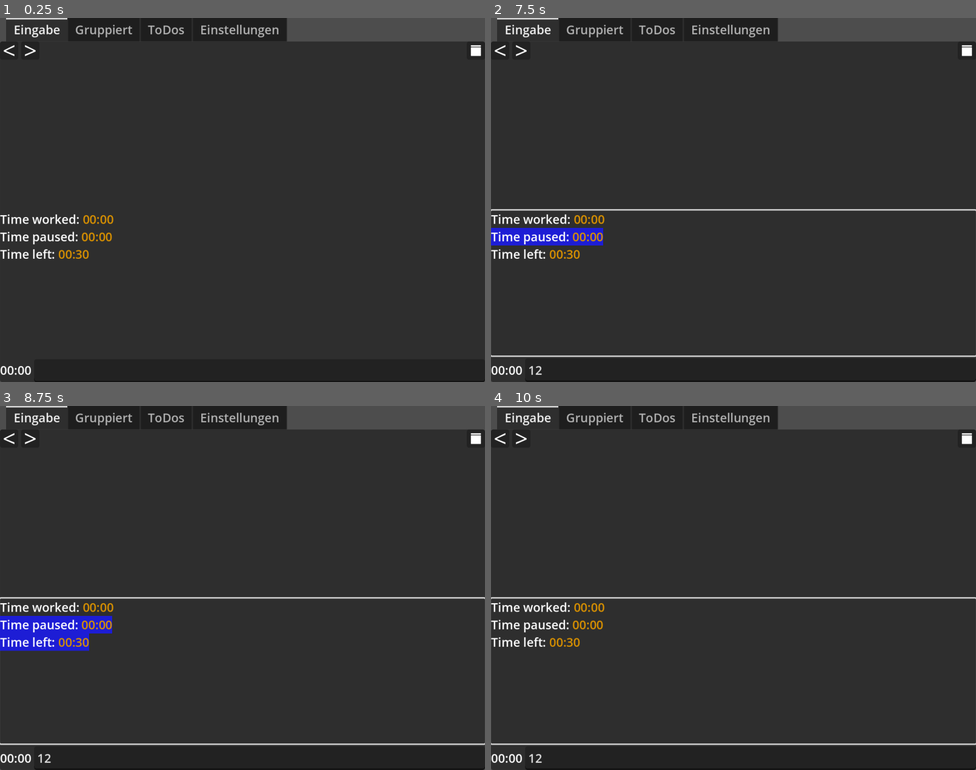
Above: before the commit, frames 1-4 (two rows, left to right).
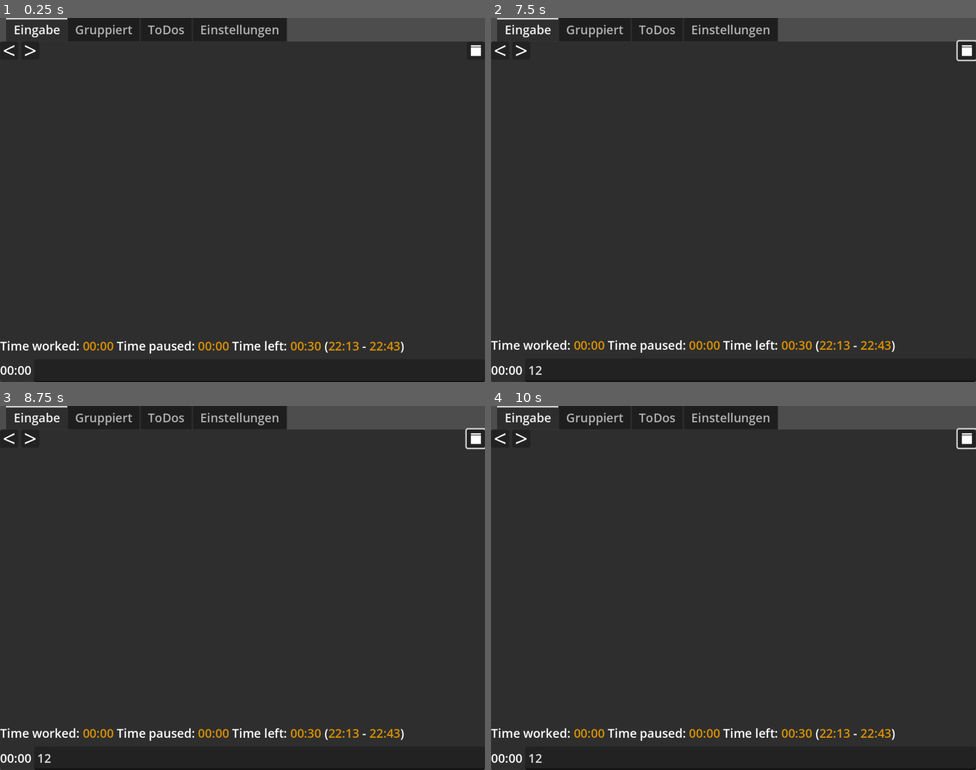
Above: after the commit, the same moments.

Repository: FailedCode/timelog
Game: Godot game, scene res://main.tscn
Two runs of this game, one before a commit and one after it. Both use one fixed random seed, a clock stepped at 60 frames per second and the inputs below.
Inputs (mouse positions are in pixels of both pictures, inside the frame that each line leads up to):
- Up to frame 1 (0.25 s): no input
- Up to frame 2 (7.5 s): click (752, 371) at 0.52 s; type "12" at 0.6 s; click (500, 50) at 1.25 s; click (520, 50) at 2 s; click (966, 50) at 2.75 s; click (520, 50) at 3.5 s; click (966, 50) at 4.25 s; click (520, 50) at 5 s; click (966, 50) at 5.75 s; tap Enter at 6.5 s; move the mouse to (840, 181) at 6.52 s; click (840, 181) at 6.67 s; tap Space at 7.25 s; drag from (636, 218) to (709, 272) at 7.27 s
- Up to frame 3 (8.75 s): tap Enter at 8 s; move the mouse to (291, 507) at 8.02 s; click (291, 507) at 8.17 s
- Up to frame 4 (10 s): tap Space at 8.75 s; drag from (709, 660) to (588, 533) at 8.77 s; tap Enter at 9.5 s; move the mouse to (879, 642) at 9.52 s; click (879, 642) at 9.67 s

The runs differ from the first frame. In frame 1, 1.7% of the frame differs, in the area x 0-84%, y 53-93%; in frame 2, 3.6%; in frame 3, 4.3%, in the area x 0-100%, y 6-94%; in frame 4, 2.8%.

Commit message:
refactoring: Move DateTime functions into an appropiate Autoloaded class

Diff:
--- /dev/null
+++ b/autoloads/DateTime.gd
@@ -0,0 +1,73 @@
+extends Node
+## Utility methods regarding date and time formating that are used in multiple places
+
+const SECONDS_PER_DAY = 86400
+const SECONDS_PER_HOUR = 3600
+const SECONDS_PER_MINUTE = 60
+
+var timezone:Dictionary
+
+## Number of seconds from/to unix time
+func get_timezone_offset() -> int:
+	if timezone.is_empty():
+		timezone = Time.get_time_zone_from_system()
+	return timezone["bias"] * SECONDS_PER_MINUTE
+
+## We aim to use the same datetime string as the users clock would show
+## That means, we localize timestamps
+func time() -> int:
+	return floor(Time.get_unix_time_from_system()) + get_timezone_offset()
+
+## hours/minutes elapsed for tasks
+## if statistics for a week are summed up, this may be > 24h
+func time_diff(seconds:int, enableSeconds:bool) -> String:
+	var hours:int = floor(seconds / float(SECONDS_PER_HOUR))
+	seconds -= hours * SECONDS_PER_HOUR
+	var minutes:int = floor(seconds / float(SECONDS_PER_MINUTE))
+	if enableSeconds:
+		seconds -= minutes * SECONDS_PER_MINUTE
+		return "%02d:%02d:%02d"%[hours, minutes, seconds]
+	return "%02d:%02d"%[hours, minutes]
+
+## returns a ISO 8601 datestring for saving
+## all our timestamps are timezone corrected: A entry at 15:00 will be saved as such
+func timestamp_to_iso8601_string(timestamp:int) -> String:
+	return Time.get_datetime_string_from_unix_time(timestamp, true)
+
+## When loading a ISO 8601 datestring we expect it to be in our local timezone
+## further timezone manipulation isn't necassary
+func iso8601_string_to_timestamp(date:String) -> int:
+	return Time.get_unix_time_from_datetime_string(date)
+
+## Date String like "2025-06-09" used as Dictionary key to seperate days
+## TODO: "virtual midnight" would need to implemented here as well
+func get_date_string(tstamp:int) -> String:
+	var d = Time.get_datetime_dict_from_unix_time(tstamp)
+	return "%04d-%02d-%02d"%[d["year"], d["month"], d["day"]]
+
+## use a user controlled date format to display a timestamp
+## mostly used for the date selector
+## the timelog file itself uses the ISO 8601 format
+func get_date_formated(format:String, timestamp:int = 0) -> String:
+	var t:String = format.strip_edges()
+	if t.is_empty():
+		return ""
+	var d:Dictionary
+	if timestamp == 0:
+		d = Time.get_datetime_dict_from_system()
+	else:
+		d = Time.get_datetime_dict_from_unix_time(timestamp)
+	var wd = [tr("SUNDAY"), tr("MONDAY"), tr("TUESDAY"), tr("WEDNESDAY"), tr("THURSDAY"), tr("FRIDAY"), tr("SATURDAY")]
+	var r = {
+		"%y": str(d["year"]).substr(2),
+		"%Y": d["year"],
+		"%m": "%02d"%[ d["month"] ],
+		"%d": "%02d"%[ d["day"] ],
+		"%D": wd[ d["weekday"] ],
+		"%h": "%02d"%[ d["hour"] ],
+		"%i": "%02d"%[ d["minute"] ],
+		"%s": "%02d"%[ d["second"] ],
+	}
+	for k in r:
+		t = t.replace(str(k), str(r[k]))
+	return t
--- a/main.gd
+++ b/main.gd
@@ -14,10 +14,6 @@
 
 ## currently, the value does not matter
 const AUTO_DAY_START_TEXT = "arrived"
-
-const SECONDS_PER_DAY = 86400
-const SECONDS_PER_HOUR = 3600
-const SECONDS_PER_MINUTE = 60
 
 ## Contains all Application Settings
 var appSettings:AppSettings
@@ -60,39 +56,13 @@
 
 func _ready() -> void:
 	appSettings = AppSettings.new()
-	currentDateTimestamp = time()
+	currentDateTimestamp = DateTime.time()
 	create_language_selection()
 	load_settings()
 	create_tab_labels()
 	load_timelog()
 	auto_day_start()
 
-## use a user controlled date format to display a timestamp
-## mostly used for the date selector
-## the timelog file itself uses the ISO 8601 format
-func get_date_formated(format:String, timestamp:int = 0) -> String:
-	var t:String = format.strip_edges()
-	if t.is_empty():
-		return ""
-	var d:Dictionary
-	if timestamp == 0:
-		d = Time.get_datetime_dict_from_system()
-	else:
-		d = Time.get_datetime_dict_from_unix_time(timestamp)
-	var wd = [tr("SUNDAY"), tr("MONDAY"), tr("TUESDAY"), tr("WEDNESDAY"), tr("THURSDAY"), tr("FRIDAY"), tr("SATURDAY")]
-	var r = {
-		"%y": str(d["year"]).substr(2),
-		"%Y": d["year"],
-		"%m": "%02d"%[ d["month"] ],
-		"%d": "%02d"%[ d["day"] ],
-		"%D": wd[ d["weekday"] ],
-		"%h": "%02d"%[ d["hour"] ],
-		"%i": "%02d"%[ d["minute"] ],
-		"%s": "%02d"%[ d["second"] ],
-	}
-	for k in r:
-		t = t.replace(str(k), str(r[k]))
-	return t
 
 ## the godot docs suggest to remove everything in square brackets - that might be a little
 ## too much if you have some task that look like "[#12334] ticket something"
@@ -167,7 +137,7 @@
 	add_timelog_entry_now(new_text)
 	save_timelog()
 	# Look & Feel: Reset time difference immediately
-	timeDiffLabel.text = time_diff(0)
+	timeDiffLabel.text = DateTime.time_diff(0, appSettings.diffSecondsToggle)
 
 ## write all timelog Resources back to disk
 func save_timelog():
@@ -205,7 +175,7 @@
 		# Allow missing seconds
 		if len(parts[0]) == 16:
 			parts[0] += ":00"
-		var timestamp = Time.get_unix_time_from_datetime_string(parts[0])
+		var timestamp = DateTime.iso8601_string_to_timestamp(parts[0])
 		if timestamp == -1:
 			#print("error parsing time")
 			continue
@@ -230,11 +200,13 @@
 	var timelast = 0
 	var timeWorked = 0
 	var timePaused = 0
+	var timeStarted = 0
 	var colorTime:String = timeColorPicker.color.to_html()
 	var timelog_today = get_timelog_entries(currentDateTimestamp)
 	for entry in timelog_today:
 		if timelast == 0:
 			timelast = entry.timestamp
+			timeStarted = entry.timestamp
 			continue
 		timediff = entry.timestamp - timelast
 		timelast = entry.timestamp
@@ -247,15 +219,18 @@
 
 		var row = sceneRow.instantiate()
 		rowContainer.add_child(row)
-		row.set_timelog(time_diff(timediff), entry)
+		row.set_timelog(DateTime.time_diff(timediff, appSettings.diffSecondsToggle), entry)
 		row.set_colors(colorTime, colorText)
 		row.timelog_changed.connect(update_text_controls)
 
 	# statistics
-	var workTimeLeft = (dailyWorkingHours.value * SECONDS_PER_HOUR) - timeWorked
-	txt += "Time worked: " + wrap_color(time_diff(timeWorked), colorTime) + "\n"
-	txt += "Time paused: " + wrap_color(time_diff(timePaused), colorTime) + "\n"
-	txt += "Time left: " + wrap_color(time_diff(workTimeLeft), colorTime) + "\n"
+	var workTimeLeft = (dailyWorkingHours.value * DateTime.SECONDS_PER_HOUR) - timeWorked
+	var startTime = DateTime.get_date_formated("%h:%i", timeStarted)
+	var stopTime = DateTime.get_date_formated("%h:%i", DateTime.time() + workTimeLeft)
+	txt += "Time worked: " + wrap_color(DateTime.time_diff(timeWorked, appSettings.diffSecondsToggle), colorTime) + " "
+	txt += "Time paused: " + wrap_color(DateTime.time_diff(timePaused, appSettings.diffSecondsToggle), colorTime) + " "
+	txt += "Time left: " + wrap_color(DateTime.time_diff(workTimeLeft, appSettings.diffSecondsToggle), colorTime) + " "
+	txt += "(%s - %s)" % [wrap_color(startTime, colorTime), wrap_color(stopTime, colorTime)]
 	current.text = txt
 
 
@@ -281,7 +256,7 @@
 
 	for groupText in groupedDict.keys():
 		var groupdiff:int = groupedDict.get(groupText, 0)
-		txt += wrap_color(time_diff(groupdiff), colorTime) + "\t\t" + wrap_color(escape_bb_tags(groupText), colorText) + "\n"
+		txt += wrap_color(DateTime.time_diff(groupdiff, appSettings.diffSecondsToggle), colorTime) + "\t\t" + wrap_color(escape_bb_tags(groupText), colorText) + "\n"
 	grouped.text = txt
 
 ## If there is no start entry for today, add one - since opening the app
@@ -291,61 +266,40 @@
 	if timelog_today.is_empty():
 		add_timelog_entry_now(AUTO_DAY_START_TEXT)
 
-## How do you know I program PHP?!
-func time() -> int:
-	return floor(Time.get_unix_time_from_system())
-
-## hours/minutes elapsed for tasks
-## if statistics for a week are summed up, this may be > 24h
-func time_diff(seconds:int) -> String:
-	var hours:int = floor(seconds / float(SECONDS_PER_HOUR))
-	seconds -= hours * SECONDS_PER_HOUR
-	var minutes:int = floor(seconds / float(SECONDS_PER_MINUTE))
-	if appSettings.diffSecondsToggle:
-		seconds -= minutes * SECONDS_PER_MINUTE
-		return "%02d:%02d:%02d"%[hours, minutes, seconds]
-	return "%02d:%02d"%[hours, minutes]
-
-## Date String like "2025-06-09" used as Dictionary key to seperate days
-## TODO: "virtual midnight" would need to implemented here as well
-func get_date_string(tstamp:int) -> String:
-	var d = Time.get_datetime_dict_from_unix_time(tstamp)
-	return "%04d-%02d-%02d"%[d["year"], d["month"], d["day"]]
-
 ## Every day is a entry in the dictionary timelog
 ## the day is an array of Timelog entries
 func add_timelog_entry(tstamp:int, text:String):
-	var key = get_date_string(tstamp)
+	var key = DateTime.get_date_string(tstamp)
 	var day = timelog.get_or_add(key, [])
 	day.append(Timelog.new(tstamp, text))
 
 ## Service function
 func add_timelog_entry_now(text:String):
-	lastEntryTimestamp = time()
+	lastEntryTimestamp = DateTime.time()
 	add_timelog_entry(lastEntryTimestamp, text)
 	update_text_controls()
 
 ## based on a time stamp, find entries
 ## TODO: "virtual midnight" would need to implemented here as well
 func get_timelog_entries(tstamp:int) -> Array:
-	var key = get_date_string(tstamp)
+	var key = DateTime.get_date_string(tstamp)
 	return timelog.get_or_add(key, [])
 
 func _on_date_back_button_pressed() -> void:
-	currentDateTimestamp -= SECONDS_PER_DAY
-	dateLabel.text = get_date_formated(dateFormat.text, currentDateTimestamp)
+	currentDateTimestamp -= DateTime.SECONDS_PER_DAY
+	dateLabel.text = DateTime.get_date_formated(dateFormat.text, currentDateTimestamp)
 	update_text_controls()
 
 func _on_date_forward_button_pressed() -> void:
-	currentDateTimestamp += SECONDS_PER_DAY
-	if (currentDateTimestamp > time()):
-		currentDateTimestamp = time()
-	dateLabel.text = get_date_formated(dateFormat.text, currentDateTimestamp)
+	currentDateTimestamp += DateTime.SECONDS_PER_DAY
+	if (currentDateTimestamp > DateTime.time()):
+		currentDateTimestamp = DateTime.time()
+	dateLabel.text = DateTime.get_date_formated(dateFormat.text, currentDateTimestamp)
 	update_text_controls()
 
 func _on_date_today_button_pressed() -> void:
-	currentDateTimestamp = time()
-	dateLabel.text = get_date_formated(dateFormat.text, currentDateTimestamp)
+	currentDateTimestamp = DateTime.time()
+	dateLabel.text = DateTime.get_date_formated(dateFormat.text, currentDateTimestamp)
 	update_text_controls()
 
 ## settings change
@@ -391,8 +345,8 @@
 func _on_date_format_text_changed(new_text: String) -> void:
 	appSettings.dateFormat = new_text
 	# Example timestamp: 2025-02-27 14:05:45
-	dateFormatPreviewLabel.text = get_date_formated(new_text, 1740661545)
-	dateLabel.text = get_date_formated(new_text, currentDateTimestamp)
+	dateFormatPreviewLabel.text = DateTime.get_date_formated(new_text, 1740661545)
+	dateLabel.text = DateTime.get_date_formated(new_text, currentDateTimestamp)
 
 ## open "user://" to fiddle with the files by hand
 func _on_open_user_folder_button_pressed() -> void:
@@ -402,7 +356,7 @@
 func _on_second_timer_timeout() -> void:
 	if lastEntryTimestamp == 0:
 		return
-	timeDiffLabel.text = time_diff(time() - lastEntryTimestamp)
+	timeDiffLabel.text = DateTime.time_diff(DateTime.time() - lastEntryTimestamp, appSettings.diffSecondsToggle)
 
 ## When the application shuts down, we save all data
 func _on_tree_exiting() -> void:
--- a/main.tscn
+++ b/main.tscn
@@ -85,15 +85,11 @@
 
 [node name="CurrentDay" type="RichTextLabel" parent="TabContainer/Eingabe"]
 unique_name_in_owner = true
-layout_mode = 2
-size_flags_vertical = 3
+custom_minimum_size = Vector2(0, 25)
+layout_mode = 2
 focus_mode = 2
 bbcode_enabled = true
-text = "[color=orange]0h 25m[/color] task: something
-[color=orange]1h 0m[/color] [color=gray]lunch **[/color]
-[color=orange]1h 0m[/color] [color=gray]away ***[/color]
-
-Work done: [color=orange]0h 25m[/color] ([color=orange]0h 25m[/color] this week, [color=orange]0h 25m[/color] per day)
+text = "Work done: [color=orange]0h 25m[/color] ([color=orange]0h 25m[/color] this week, [color=orange]0h 25m[/color] per day)
 Time left: [color=orange]2h 45m[/color]"
 context_menu_enabled = true
 selection_enabled = true
--- a/project.godot
+++ b/project.godot
@@ -16,6 +16,10 @@
 run/main_scene="uid://dh658r8myl8sb"
 config/features=PackedStringArray("4.4", "GL Compatibility")
 
+[autoload]
+
+DateTime="*res://autoloads/DateTime.gd"
+
 [display]
 
 window/size/viewport_width=1280
--- a/resources/timelog_resource.gd
+++ b/resources/timelog_resource.gd
@@ -21,8 +21,7 @@
 	self.timestamp = tstamp
 
 func _to_string() -> String:
-	var date = Time.get_datetime_string_from_unix_time(self.timestamp, true)
 	return "{date}: {text}".format({
-		"date": date,
+		"date": DateTime.timestamp_to_iso8601_string(self.timestamp),
 		"text": self.text,
 	})
Not shown, added: autoloads/DateTime.gd.uid
